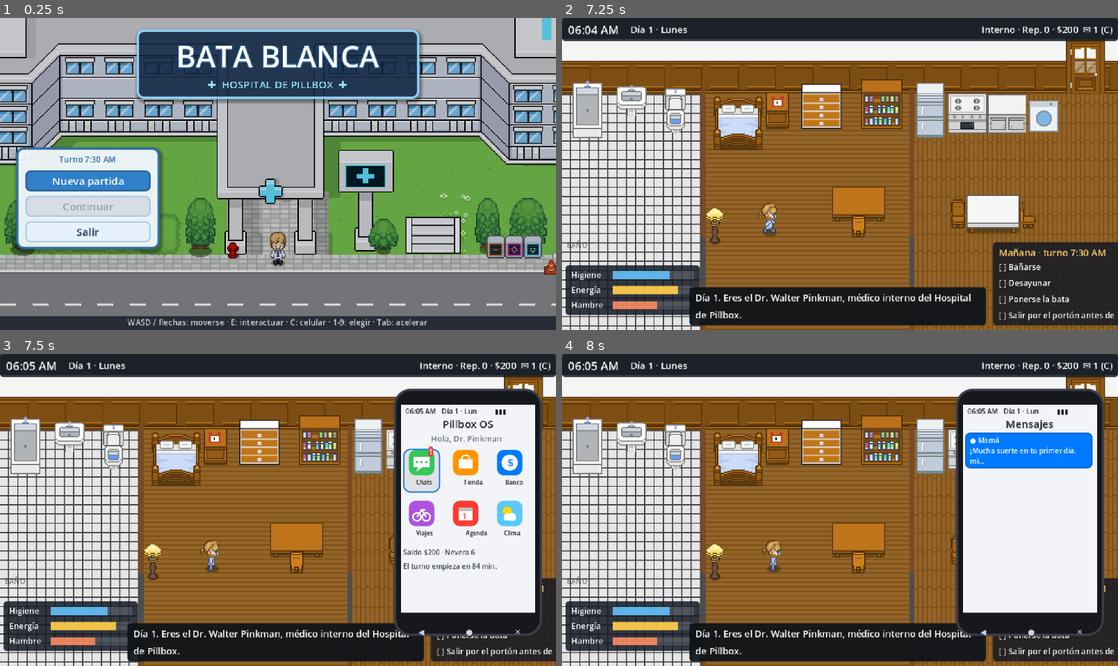
Above: before the commit, frames 1-4 (two rows, left to right).
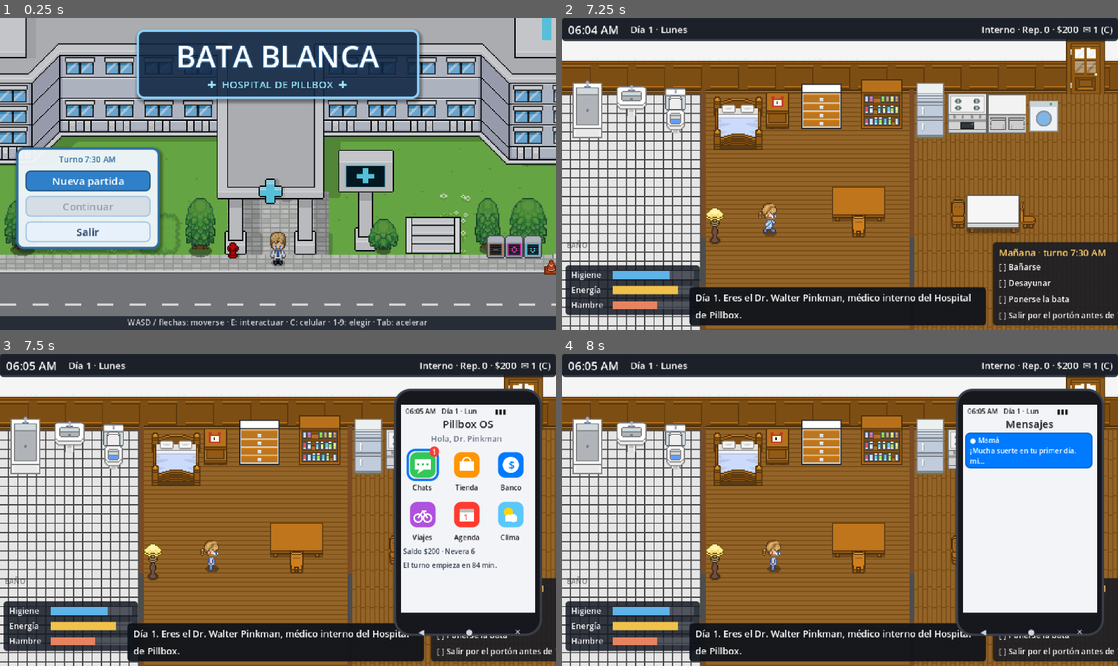
Above: after the commit, the same moments.

Repository: Rippons/Bata-Blanca-Hospital-de-Pillbox
Game: Godot game, scene res://escenas/menu.tscn
Two runs of this game, one before a commit and one after it. Both use one fixed random seed, a clock stepped at 60 frames per second and the inputs below.
Inputs (mouse positions are in pixels of both pictures, inside the frame that each line leads up to):
- Up to frame 1 (0.25 s): no input
- Up to frame 2 (7.25 s): tap Enter (ui_accept) at 0.5, 0.77, 2, 2.27, 2.75, 3.77, 4.52, 5.27, 6.77 s; move the mouse to (962, 158) at 0.52 s; hold D (derecha) 0.53-1.25 s; hold Tab (acelerar) 0.53-1.25 s; click (962, 158) at 0.67 s; click "Nueva partida" at 1.25 s; move the mouse to (728, 189) at 2.02 s; hold S (abajo) 2.03-2.78 s; tap C (celular) at 2.1 s; click (728, 189) at 2.17 s; move the mouse to (895, 105) at 2.77 s; hold D (derecha) 2.78-3.53 s; hold E (interactuar) 2.78-3.53 s; click (895, 105) at 2.92 s; move the mouse to (812, 236) at 3.52 s; hold W (arriba) 3.53-4.28 s; tap 1 at 3.6 s; click (812, 236) at 3.67 s; move the mouse to (1006, 220) at 4.27 s; hold A (izquierda) 4.28-5.78 s; tap 9 at 4.35 s; click (1006, 220) at 4.42 s; move the mouse to (673, 127) at 5.02 s; tap 0 at 5.1 s; click (673, 127) at 5.17 s; move the mouse to (867, 174) at 5.77 s; hold S (abajo) 5.78-6.53 s; tap Space at 5.85 s; click (867, 174) at 5.92 s; move the mouse to (756, 96) at 6.52 s; hold D (derecha) from 6.53 s (still down); tap Tab (acelerar) at 6.6 s; click (756, 96) at 6.67 s
- Up to frame 3 (7.5 s): move the mouse to (400, 494) at 7.27 s; release D (derecha) at 7.28 s; hold W (arriba) from 7.28 s (still down); hold C (celular) from 7.28 s (still down); click (400, 494) at 7.42 s
- Up to frame 4 (8 s): keep holding W (arriba); keep holding C (celular); tap Enter (ui_accept) at 7.52 s

Frames 1-2 are identical in both runs. In frame 3, 2.1% of the frame differs, in the area x 72-95%, y 29-70%; in frame 4, nothing differs.

Commit message:
fix: nombres de las apps del celular centrados debajo de cada ícono

Diff:
--- a/scripts/celular.gd
+++ b/scripts/celular.gd
@@ -206,38 +206,46 @@
 	_contenido.add_child(fondo_txt)
 	var rejilla := GridContainer.new()
 	rejilla.columns = 3
-	rejilla.add_theme_constant_override("h_separation", 6)
-	rejilla.add_theme_constant_override("v_separation", 6)
+	rejilla.add_theme_constant_override("h_separation", 4)
+	rejilla.add_theme_constant_override("v_separation", 5)
 	_contenido.add_child(rejilla)
 	for app in APPS:
+		# Cada app: el ícono (botón) arriba y su nombre centrado debajo
+		var celda := VBoxContainer.new()
+		celda.add_theme_constant_override("separation", 1)
+		celda.custom_minimum_size = Vector2(34, 0)
 		var b := Button.new()
-		b.custom_minimum_size = Vector2(32, 38)
+		b.custom_minimum_size = Vector2(28, 28)
+		b.size_flags_horizontal = Control.SIZE_SHRINK_CENTER
 		b.focus_mode = Control.FOCUS_ALL
-		b.add_theme_stylebox_override("normal", _caja(Color(0, 0, 0, 0), Color(0, 0, 0, 0), 0, 6))
-		b.add_theme_stylebox_override("hover", _caja(Color(0, 0, 0, 0.06), Color(0, 0, 0, 0), 0, 6))
-		b.add_theme_stylebox_override("focus", _caja(Color(0, 0, 0, 0.08), Color("007aff"), 1, 6))
-		b.add_theme_stylebox_override("pressed", _caja(Color(0, 0, 0, 0.12), Color(0, 0, 0, 0), 0, 6))
+		b.add_theme_stylebox_override("normal", _caja(Color(0, 0, 0, 0), Color(0, 0, 0, 0), 0, 7))
+		b.add_theme_stylebox_override("hover", _caja(Color(0, 0, 0, 0.06), Color(0, 0, 0, 0), 0, 7))
+		b.add_theme_stylebox_override("focus", _caja(Color(0, 0, 0, 0.0), Color("007aff"), 2, 7))
+		b.add_theme_stylebox_override("pressed", _caja(Color(0, 0, 0, 0.12), Color(0, 0, 0, 0), 0, 7))
 		var icono := IconoApp.new()
 		icono.tipo = app[0]
 		icono.color = app[2]
-		icono.position = Vector2(5, 1)
+		icono.position = Vector2(3, 3)
 		icono.size = Vector2(22, 22)
 		icono.mouse_filter = Control.MOUSE_FILTER_IGNORE
 		b.add_child(icono)
-		var nombre := _label(app[1], 5, Color("1c1c1e"))
-		nombre.horizontal_alignment = HORIZONTAL_ALIGNMENT_CENTER
-		nombre.position = Vector2(-4, 25)
-		nombre.size = Vector2(40, 9)
-		nombre.mouse_filter = Control.MOUSE_FILTER_IGNORE
-		b.add_child(nombre)
 		if app[0] == "mensajes" and Juego.mensajes_nuevos() > 0:
 			var globo := _label(str(Juego.mensajes_nuevos()), 6, Color.WHITE)
-			globo.add_theme_stylebox_override("normal", _caja(Color("ff3b30"), Color(0, 0, 0, 0), 0, 5))
-			globo.position = Vector2(22, -2)
+			var cg := _caja(Color("ff3b30"), Color(0, 0, 0, 0), 0, 4)
+			cg.content_margin_left = 2
+			cg.content_margin_right = 2
+			globo.add_theme_stylebox_override("normal", cg)
+			globo.position = Vector2(20, -2)
 			globo.mouse_filter = Control.MOUSE_FILTER_IGNORE
 			b.add_child(globo)
 		b.pressed.connect(func(): _ir(app[0]))
-		rejilla.add_child(b)
+		celda.add_child(b)
+		var nombre := _label(app[1], 6, Color("1c1c1e"))
+		nombre.horizontal_alignment = HORIZONTAL_ALIGNMENT_CENTER
+		nombre.custom_minimum_size = Vector2(34, 0)
+		nombre.mouse_filter = Control.MOUSE_FILTER_IGNORE
+		celda.add_child(nombre)
+		rejilla.add_child(celda)
 	var resumen := _label("", 6, Color("374151"))
 	resumen.name = "Resumen"
 	resumen.autowrap_mode = TextServer.AUTOWRAP_WORD_SMART
